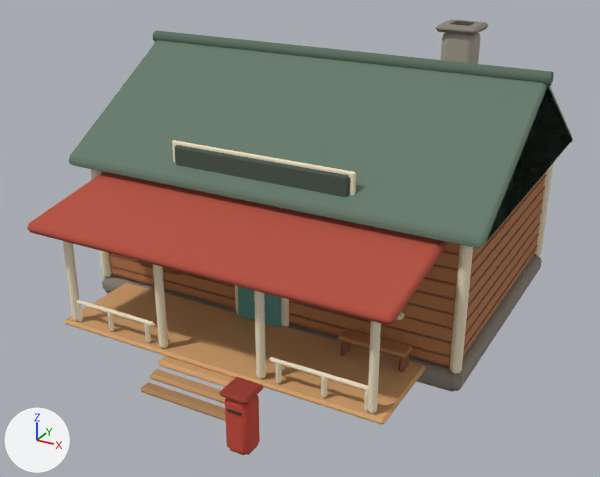
An edit to the glTF model examples/mountain-post/models/post_office.glb, drawn before and after from the same camera.
One viewpoint serves both versions: a 50 mm lens placed at (8.62, -17.15, 9.6), pointed at (0.35, -2.11, 2.07). Every picture has the same lights, and +X, +Y and +Z are marked at lower left. The first picture is the older version. Vertices at exactly the same position are counted once.

The older version as bpy lines, for what is in view:
```python
me_body = bpy.data.meshes.new('body')
me_body.from_pydata(...)  # 2076 vertices, 3760 faces; spans x -5.01..5.01, y -7.1..3.65, z -0.08..6.51
me_body.materials.append(mat_vertex_colours)
me_door = bpy.data.meshes.new('door')
me_door.from_pydata(...)  # 48 vertices, 88 faces; spans x 0.0..1.1, y -0.14..0.01, z 0.0..2.15
me_door.materials.append(mat_vertex_colours)
ob_body = bpy.data.objects.new('body', me_body)
ob_body.location = (0.0, 0.0, 0.0)
ob_door = bpy.data.objects.new('door', me_door)
ob_door.location = (-0.55, -3.3, 0.45)
```
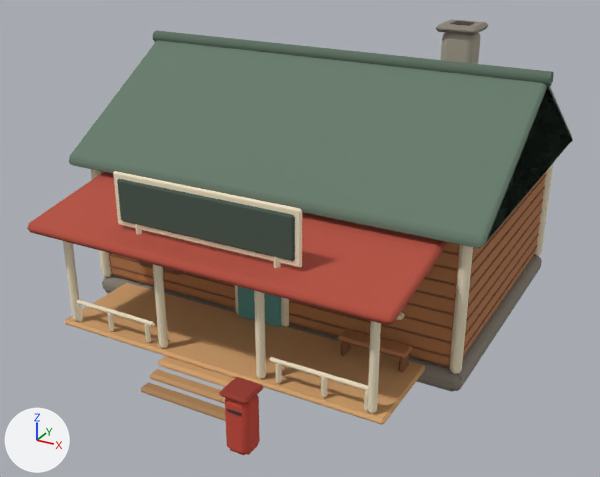
The change, as a list of edits to the scene's bpy script:
```text
Change me_body:
    used by ob_body; location = (0.0, 0.0, 0.0)
    remove me_body.from_pydata(...)  # 2076 vertices, 3760 faces; spans x -5.01..5.01, y -7.1..3.65, z -0.08..6.51
    add me_body.from_pydata(...)  # 2124 vertices, 3848 faces; spans x -5.01..5.01, y -7.1..3.65, z -0.08..6.51
    me_body part 1: the loose piece of 24 vertices spanning x -1.66..-1.54, y -5.31..-5.19, z 0.45..0.95 is copied, and the copy is scaled about its middle by (1.17, 1.17, 1.43), then moved by (0.0, -0.01, 2.45); it spans x -1.67..-1.53, y -5.33..-5.19, z 2.8..3.5
    me_body part 2: the loose piece of 24 vertices spanning x 1.54..1.66, y -5.31..-5.19, z 0.45..0.95 is copied, and the copy is scaled about its middle by (1.17, 1.17, 1.43), then moved by (0.0, -0.01, 2.45); it spans x 1.53..1.67, y -5.33..-5.19, z 2.8..3.5
    me_body part 3
    6 vertices in x 2.17..2.2, y -3.27..-3.19, z 3.3..3.33 move by (-0.08, -2.03, -0.22)
    6 vertices in x -2.2..-2.17, y -3.27..-3.19, z 3.3..3.33 move by (0.08, -2.03, -0.22)
    6 vertices in x -2.2..-2.17, y -3.27..-3.19, z 4.27..4.3 move by (0.08, -2.03, -0.08)
    6 vertices in x 2.17..2.2, y -3.27..-3.19, z 4.27..4.3 move by (-0.08, -2.03, -0.08)
    24 vertices move from x -2.1..2.1, y -3.34..-3.22, z 3.38..4.22 to x -2.0..2.0, y -5.35..-5.25, z 3.2..4.1
```

Boxes [x1, y1, x2, y2] around the edits, measured in the pictures (600 x 477 px; the box of a moved part takes in the faces that stretch with it):
part 1 of me_body, added (mostly hidden)
    after: [135, 224, 142, 235]
part 2 of me_body, added (mostly hidden)
    after: [273, 256, 281, 268]
part 3 of me_body, moved or reshaped
    before: [172, 140, 356, 197]
    after: [113, 171, 302, 268]
